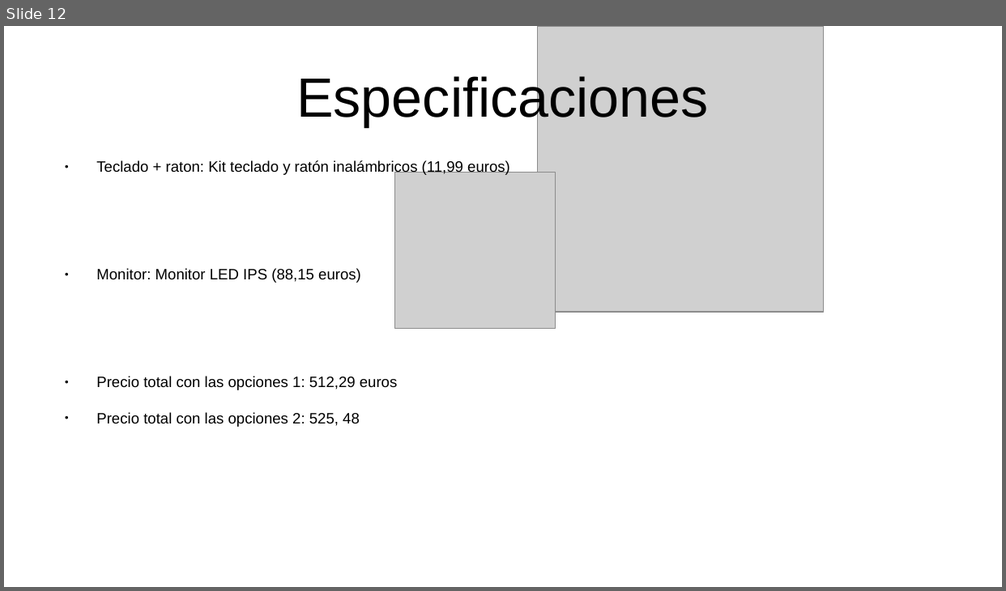
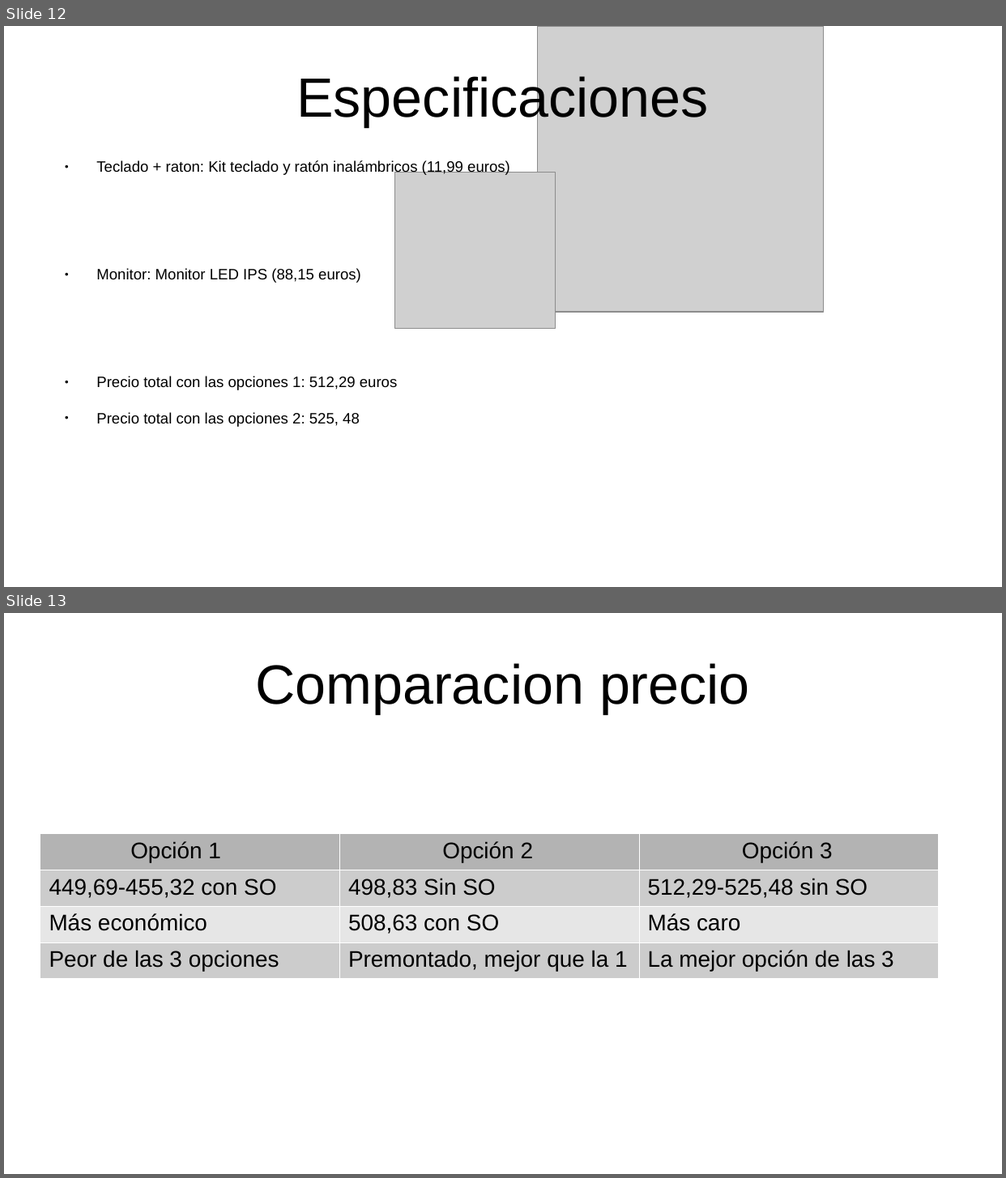
Before and after one commit to NicolasRodriguezSteuerberg/CosasPc, a slide deck: Sistemas Informaticos/PresupuestoOrdenadorOficina.odp. Shown one above the other, each under a label of ours: slide 12 before the commit, slides 12 and 13 after it. The pictures are 1006x591 and 1006x1178 pixels, drawn with LibreOffice and Linux fonts; fonts in the diff are those of the drawing; grey boxes stand for pictures. Boxes give left, top, right and bottom in pixels: in the first picture for what was removed or moved away, otherwise in the second. Text is boxed around its words. In the diff, an @@ line names an element or a change of style, - is before the commit and + after.

```diff
--- a/Sistemas Informaticos/PresupuestoOrdenadorOficina.odp
+++ b/Sistemas Informaticos/PresupuestoOrdenadorOficina.odp
@@ slide 13 added at <box>4,613,1002,1174</box>, background #FFFFFF @@
@@ title added at <box>255,663,750,714</box>, 44 pt, text #000000 @@
+Comparacion precio
@@ table added at <box>40,834,940,974</box>, 4 rows, 3 columns @@
+Opción 1 | Opción 2 | Opción 3
+449,69-455,32 con SO | 498,83 Sin SO | 512,29-525,48 sin SO
+Más económico | 508,63 con SO | Más caro
+Peor de las 3 opciones | Premontado, mejor que la 1 | La mejor opción de las 3
```
Also in this commit, not shown: 28 other files.
